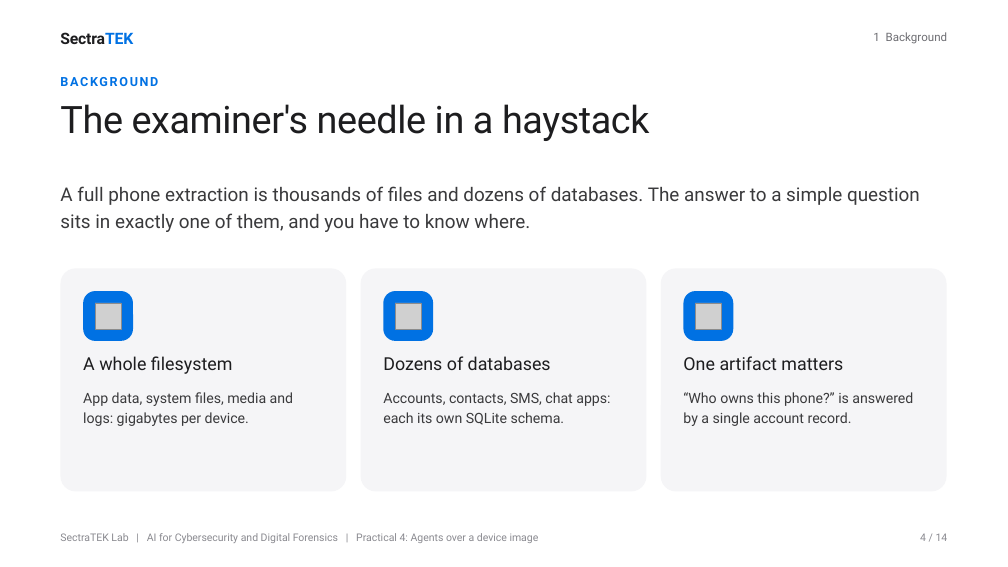
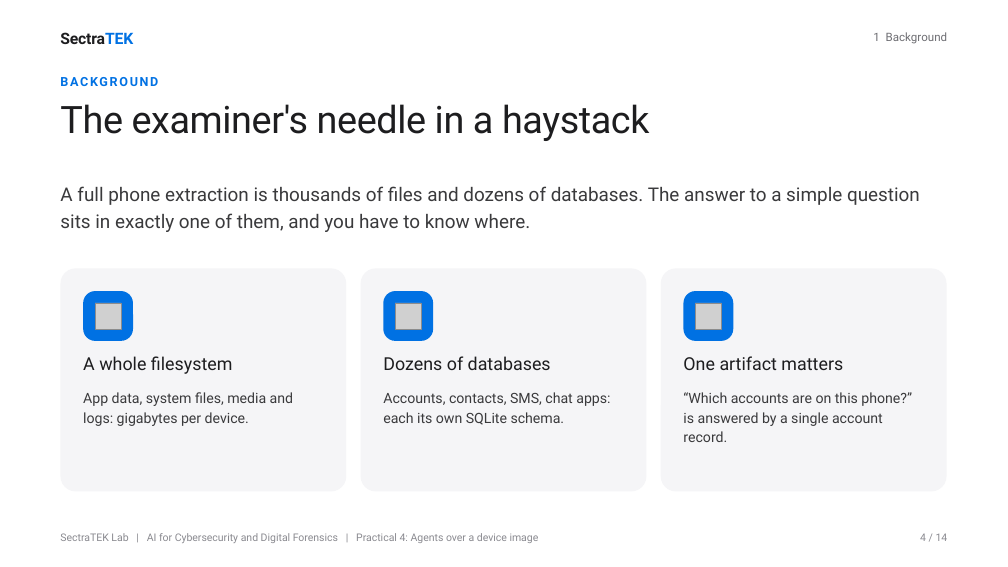
Before and after one commit to danjethh/sectratek-AI-Lab, a slide deck: slide 4 of df_llm_labs/lab4_qwen/slides/SectraTEK_Practical4_Agent.pptx. Drawn at 1008x567 pixels with LibreOffice and Linux fonts; fonts in the diff are those of the drawing; grey boxes stand for pictures. Boxes give left, top, right and bottom in pixels: in the first picture for what was removed or moved away, otherwise in the second. Text is boxed around its words. In the diff, an @@ line names an element or a change of style, - is before the commit and + after.

```diff
--- a/df_llm_labs/lab4_qwen/slides/SectraTEK_Practical4_Agent.pptx
+++ b/df_llm_labs/lab4_qwen/slides/SectraTEK_Practical4_Agent.pptx
@@ text at (683,392,912,442): text changed @@
-“Who owns this phone?” is answered by a single account record.
+“Which accounts are on this phone?” is answered by a single account record.
```
Also in this commit, not shown: 3 other slides changed, 13 other files.
